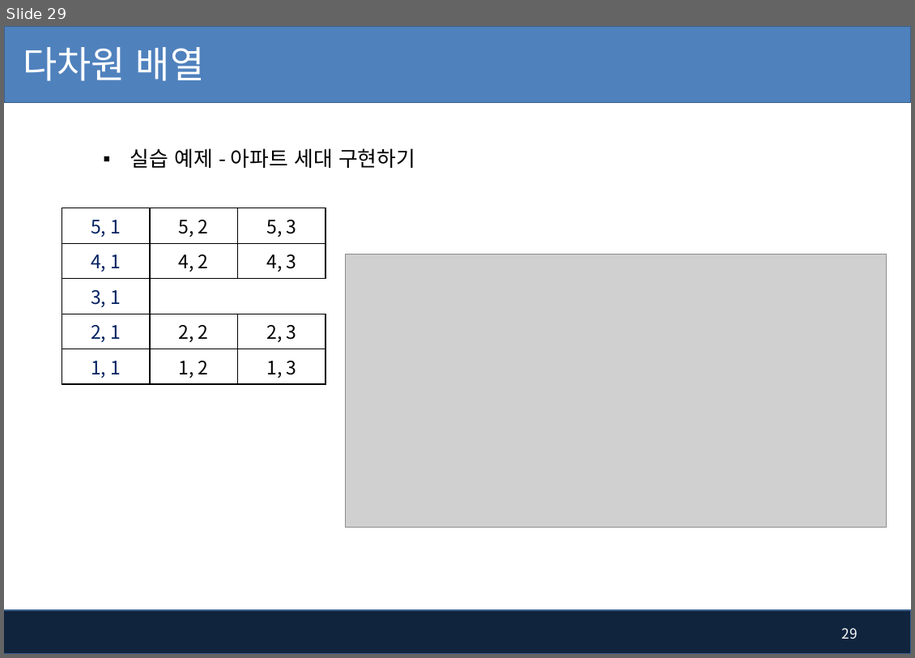
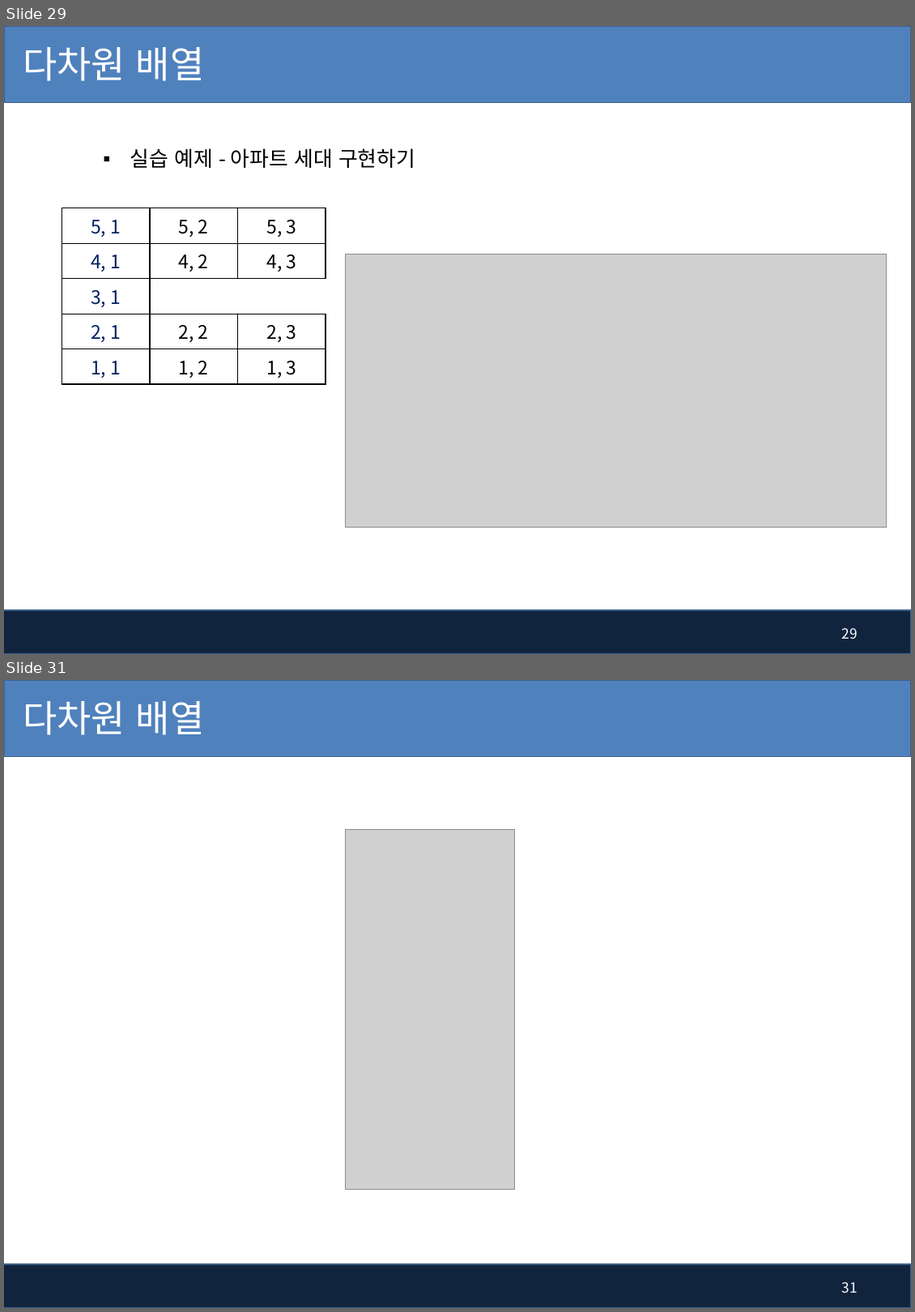
Before and after one commit to kiyongee2/green_project_web, a slide deck: java_ppt/5장.배열(Array).pptx. Shown one above the other, each under a label of ours: slide 29 before the commit, slides 29 and 31 after it; the slides between them are not shown. The pictures are 915x658 and 915x1312 pixels, drawn with LibreOffice and Linux fonts; fonts in the diff are those of the drawing; grey boxes stand for pictures; background and template pictures are left out. Boxes give left, top, right and bottom in pixels: in the first picture for what was removed or moved away, otherwise in the second. Text is boxed around its words. In the diff, an @@ line names an element or a change of style, - is before the commit and + after.

```diff
--- a/java_ppt/5장.배열(Array).pptx
+++ b/java_ppt/5장.배열(Array).pptx
@@ slide 31 added at (4, 680, 911, 1308), background #FFFFFF; not listed: 2 template elements that a slide beside it also shows @@
@@ title added at (23, 701, 205, 735), 32 pt, text #FFFFFF @@
+다차원 배열
@@ picture added at (346, 829, 515, 1189) @@
@@ page number added at (842, 1282, 857, 1293), 12 pt, text #FFFFFF @@
+31
```
Also in this commit, not shown: 1 other slide added, 1 other file.
